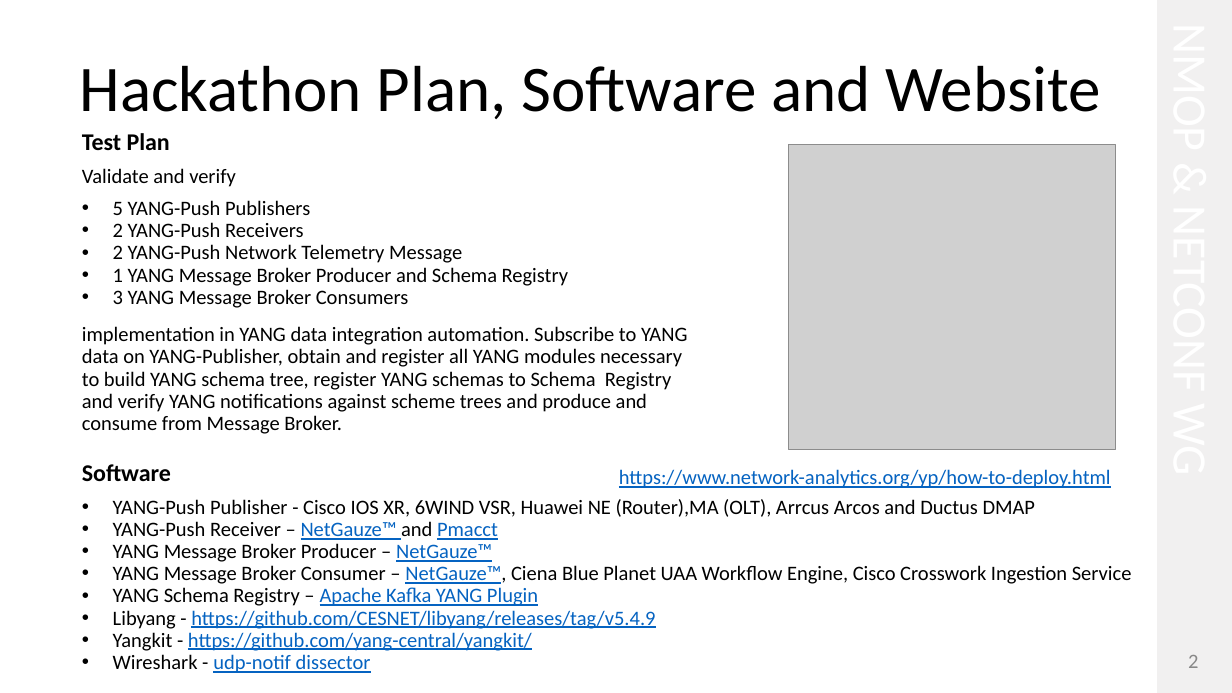
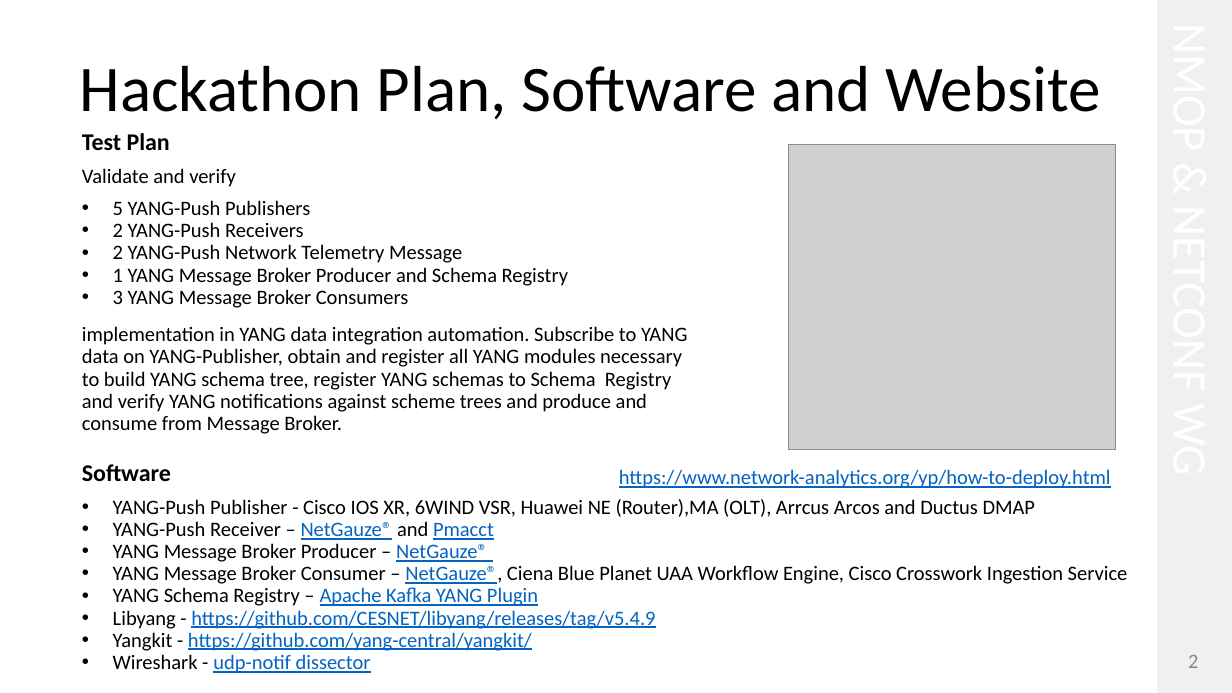
Before and after one commit to network-analytics/ietf-network-analytics-document-status, a slide deck: slide 2 of 126/Hackathon/ietf-126-hackathon-validate-e2e-yp-message-broker.pptx. Drawn at 1232x693 pixels with LibreOffice and Linux fonts; fonts in the diff are those of the drawing; grey boxes stand for pictures. Boxes give left, top, right and bottom in pixels: in the first picture for what was removed or moved away, otherwise in the second. Text is boxed around its words. In the diff, an @@ line names an element or a change of style, - is before the commit and + after.

```diff
--- a/126/Hackathon/ietf-126-hackathon-validate-e2e-yp-message-broker.pptx
+++ b/126/Hackathon/ietf-126-hackathon-validate-e2e-yp-message-broker.pptx
@@ text at bbox=[113, 521, 1128, 584]: text changed @@
-• YANG-Push Receiver – NetGauze™ and Pmacct
-• YANG Message Broker Producer – NetGauze™
-• YANG Message Broker Consumer – NetGauze™, Ciena Blue Planet UAA Workflow Engine, Cisco Crosswork Ingestion Service
+• YANG-Push Receiver – NetGauze® and Pmacct
+• YANG Message Broker Producer – NetGauze®
+• YANG Message Broker Consumer – NetGauze®, Ciena Blue Planet UAA Workflow Engine, Cisco Crosswork Ingestion Service
```
Also in this commit, not shown: 1 other slide changed, 1 other file.
